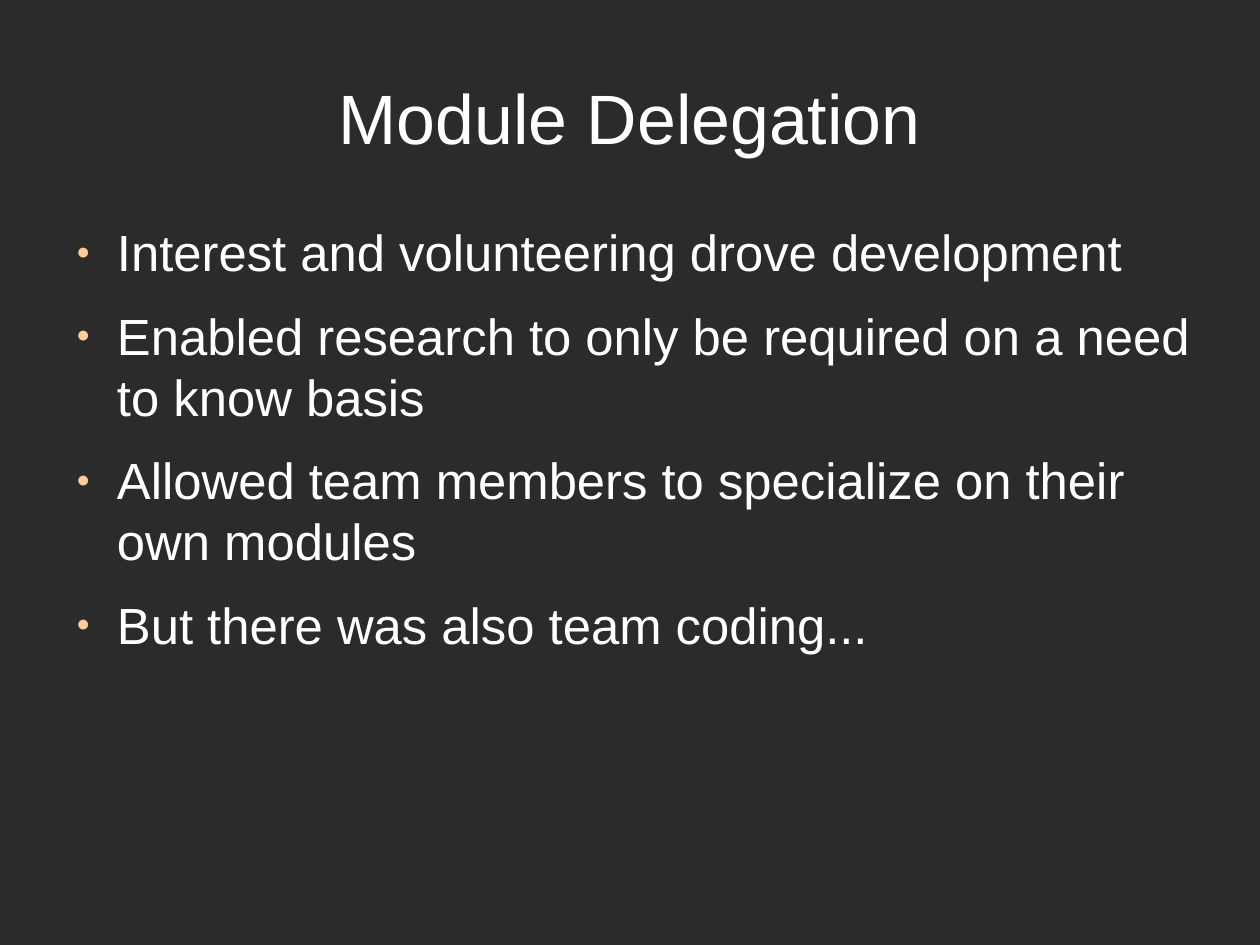
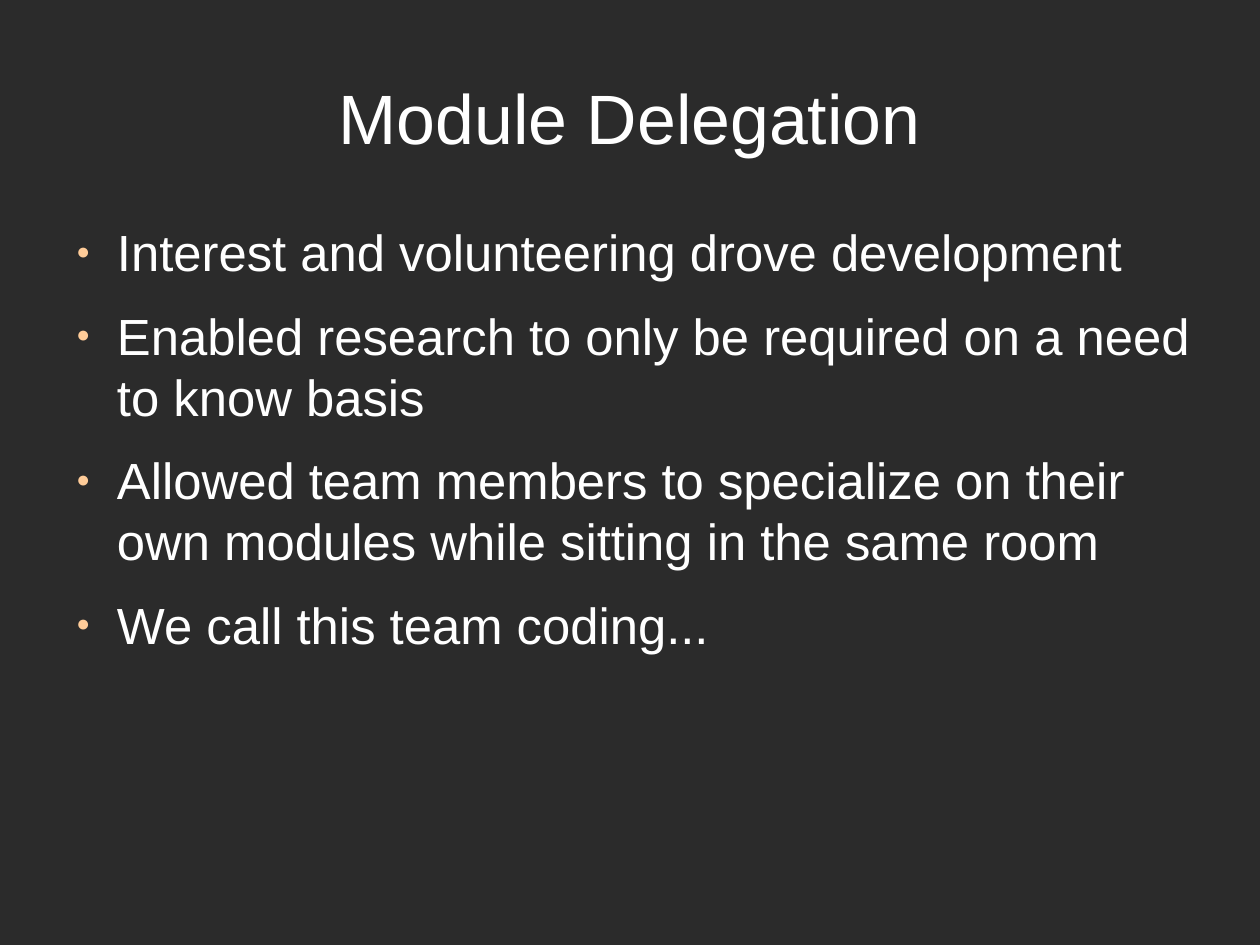
Before and after one commit to directrix1/se2, a slide deck: slide 2 of wip/SE2Presentation Implementation.odp. Drawn at 1260x945 pixels with LibreOffice and Linux fonts; fonts in the diff are those of the drawing; background and template pictures are left out; a plain dark background stands for a picture behind light text. Boxes give left, top, right and bottom in pixels: in the first picture for what was removed or moved away, otherwise in the second. Text is boxed around its words. In the diff, an @@ line names an element or a change of style, - is before the commit and + after.

```diff
--- a/wip/SE2Presentation Implementation.odp
+++ b/wip/SE2Presentation Implementation.odp
@@ text at (x1=117, y1=462, x2=1125, y2=654): text changed @@
-● Allowed team members to specialize on their own modules
-● But there was also team coding...
+● Allowed team members to specialize on their own modules while sitting in the same room
+● We call this team coding...
```
Also in this commit, not shown: 2 other slides changed, 2 slides added, 1 slide removed.
